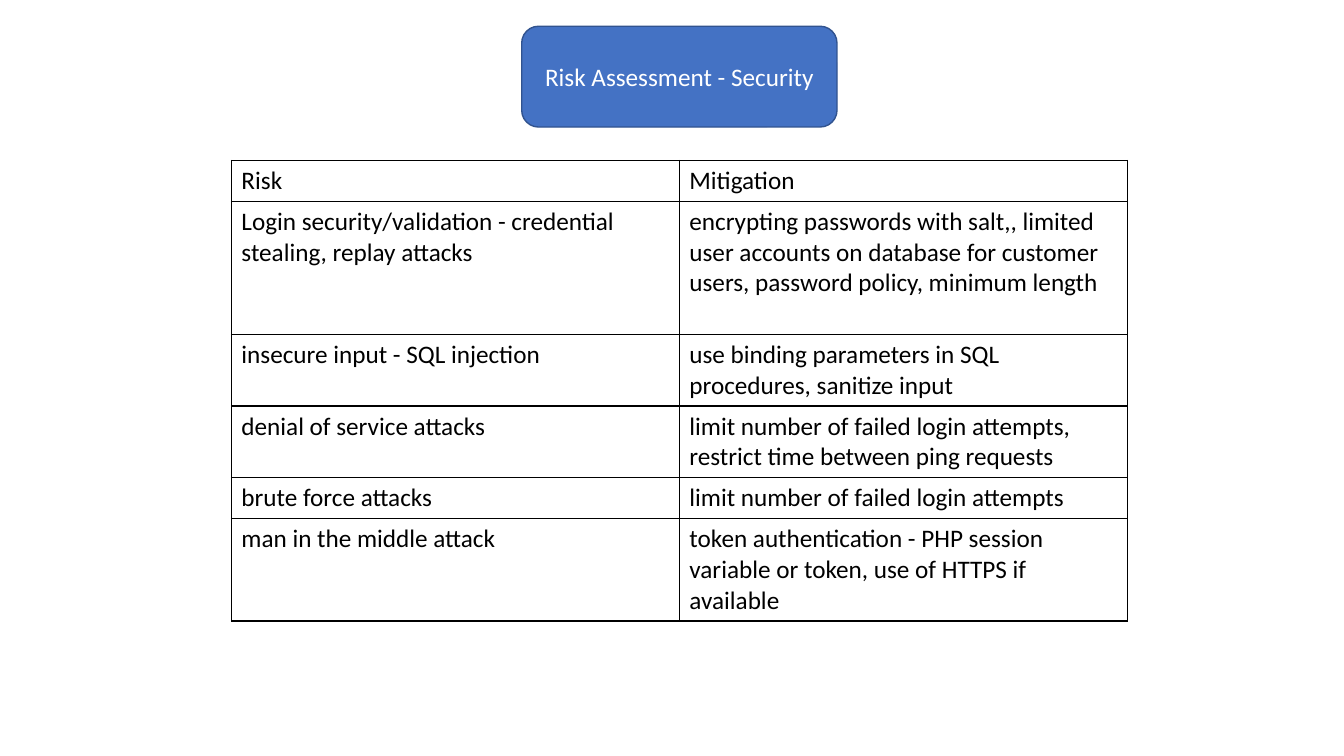
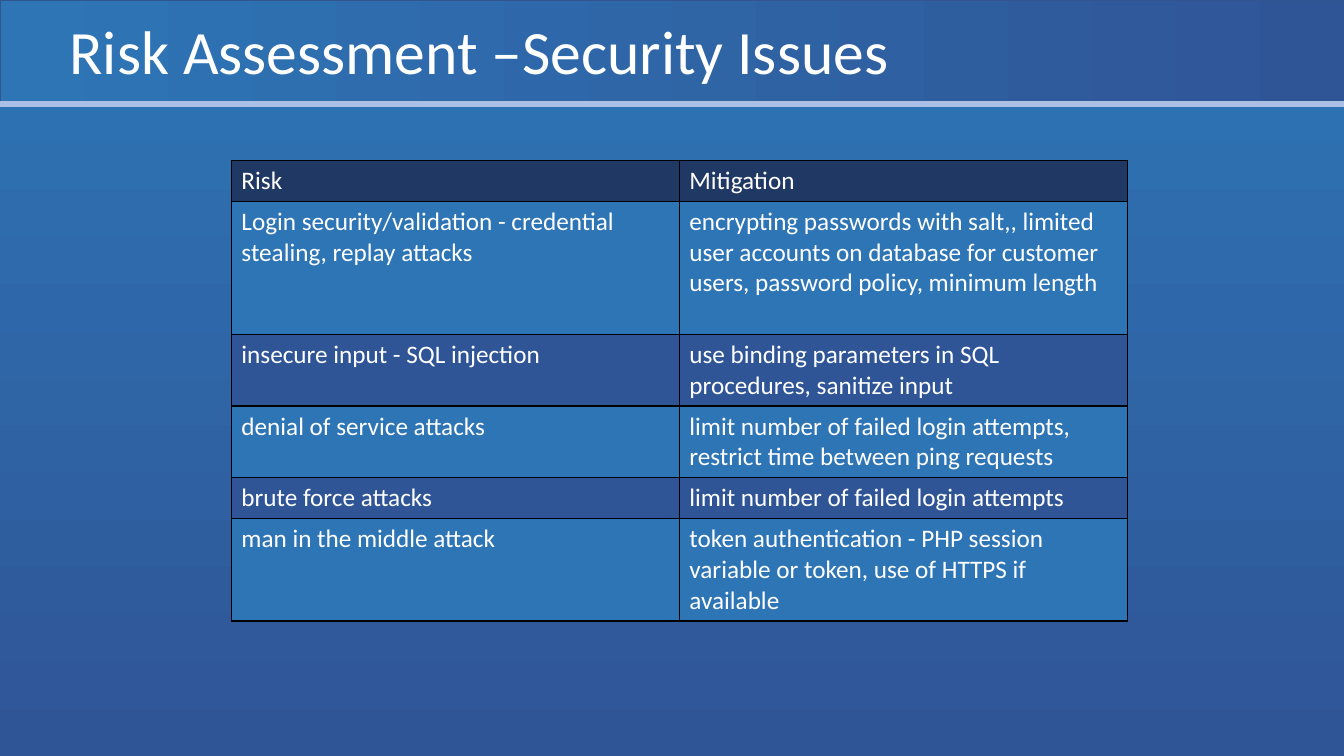
Before and after one commit to Eyo123/ISAD251REF, a slide deck: slide 6 of Presentations/PRCO204 Group Presentation.pptx (slide 5 before the commit). Drawn at 1344x756 pixels with LibreOffice and Linux fonts; fonts in the diff are those of the drawing. Boxes give left, top, right and bottom in pixels: in the first picture for what was removed or moved away, otherwise in the second. Text is boxed around its words. In the diff, an @@ line names an element or a change of style, - is before the commit and + after.

```diff
--- a/Presentations/PRCO204 Group Presentation.pptx
+++ b/Presentations/PRCO204 Group Presentation.pptx
@@ background #FFFFFF to gradient #2E75B6 to #2F5597 @@
@@ rectangle added at (0,0,1344,104), fill gradient #2E75B6 to #2F5597, outline #325491 1 pt @@
@@ title "Risk Assessment –Security Issues": place and size @@
-title "Risk Assessment –Security Issues" at (522,26,838,127)
+title "Risk Assessment –Security Issues" at (70,31,889,84)
@@ title "Risk Assessment –Security Issues" at (70,31,889,84): fill #4472C4 to none; outline #31538F 1 pt to none @@
@@ title at (70,31,889,84): text changed; size 18 to 44 pt @@
-Risk Assessment - Security
+Risk Assessment –Security Issues
@@ line added from (0, 104) to (1344, 104), #ABC0E4 4 pt @@
@@ table at (232,160,1127,615) @@
@@ fill none to #203864 in row 1 @@
@@ fill none to #2E75B6 in 6 cells @@
@@ fill none to #2F5597 in 4 cells @@
@@ text colour #000000 to #FFFFFF @@
```
Also in this commit, not shown: 7 other slides changed, 1 slide added.
